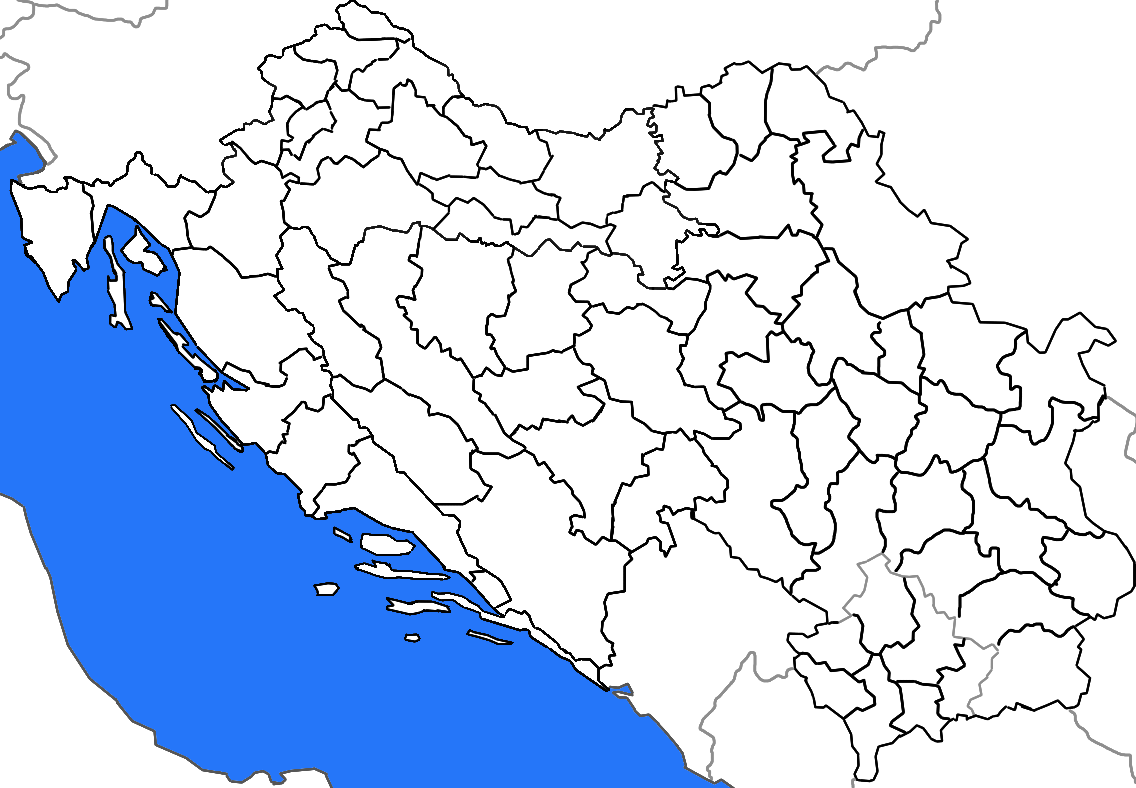
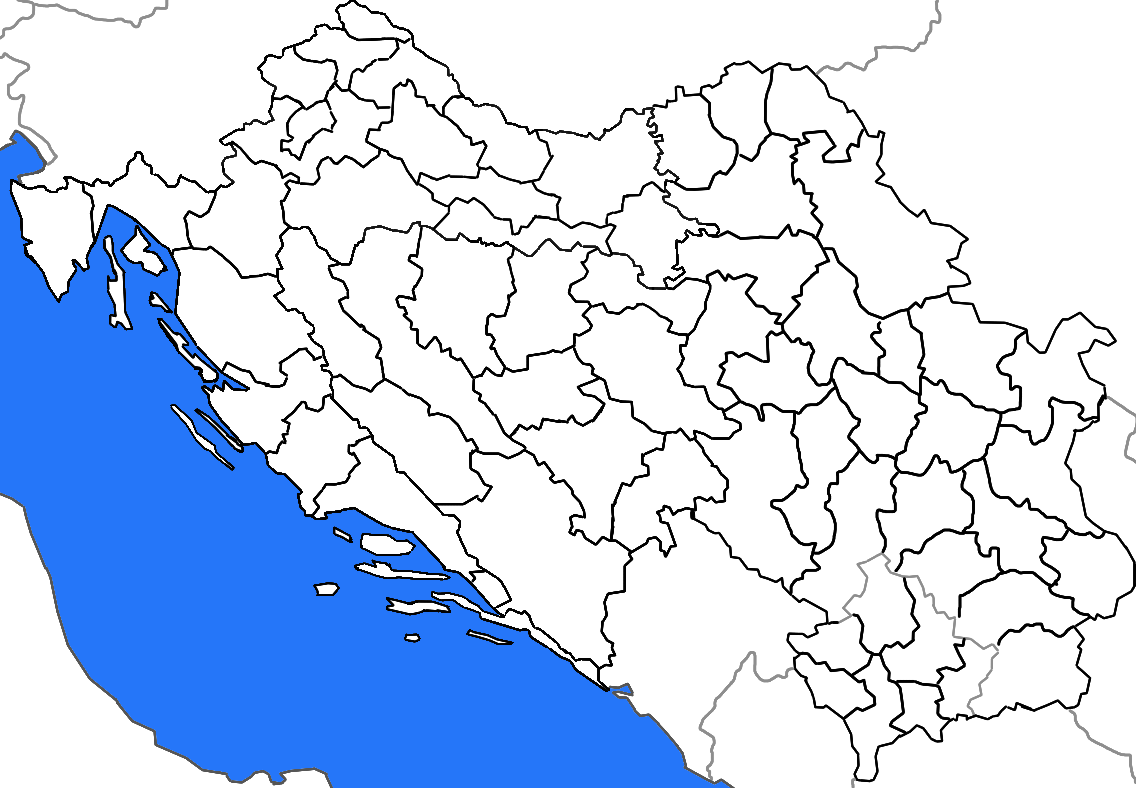
Comparing the layer stacks of the two 1136 × 788 images. Changes:
painted on "vode" over (276, 151, 294, 168)
painted on "Paint Layer 1" over (276, 151, 294, 168)
painted on "bg" over (276, 151, 294, 168)
